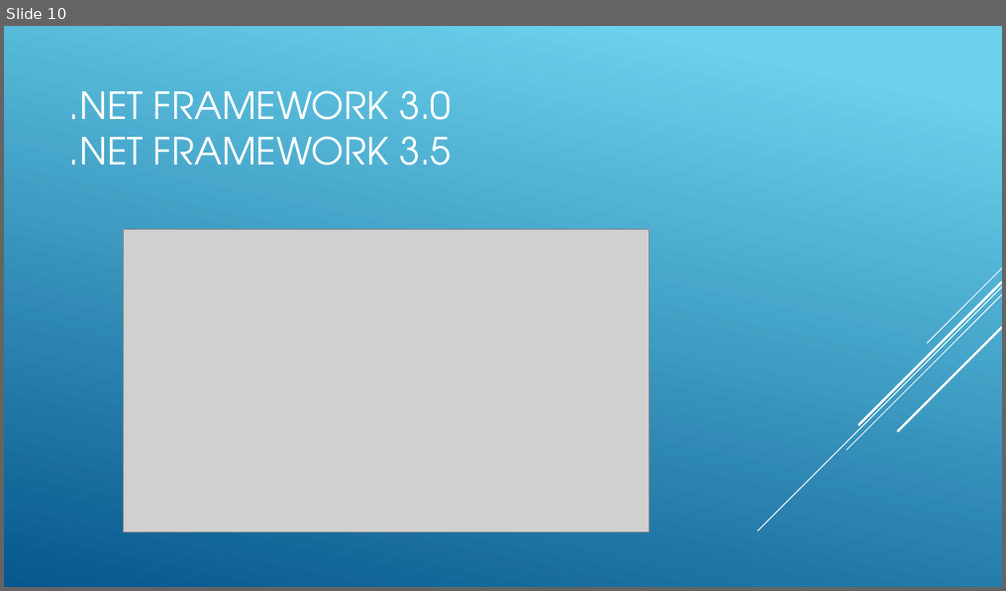
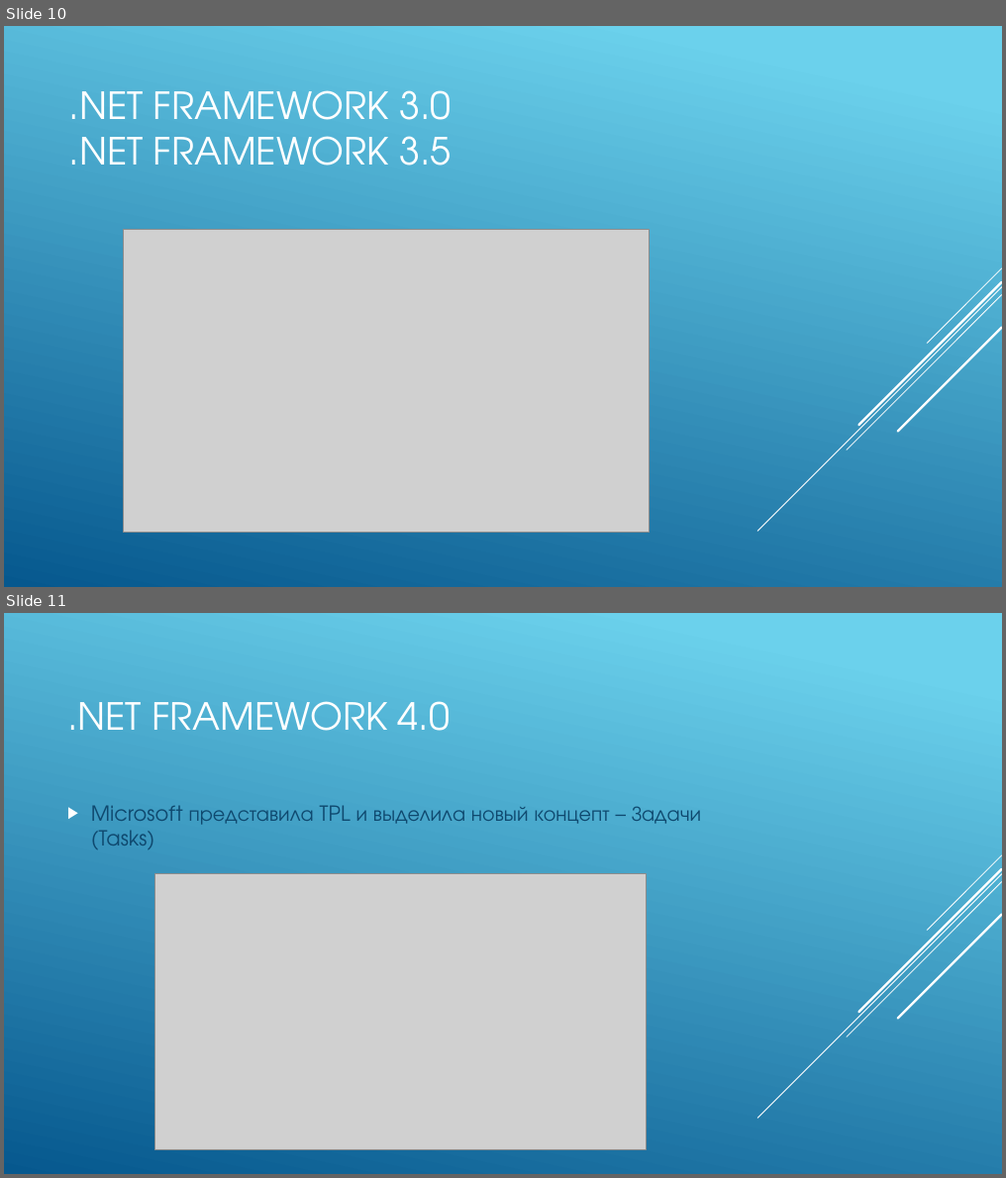
Before and after one commit to enragez/learning_async_await, a slide deck: presentation.pptx. Shown one above the other, each under a label of ours: slide 10 before the commit, slides 10 and 11 after it. The pictures are 1006x591 and 1006x1178 pixels, drawn with LibreOffice and Linux fonts; fonts in the diff are those of the drawing; grey boxes stand for pictures. Boxes give left, top, right and bottom in pixels: in the first picture for what was removed or moved away, otherwise in the second. Text is boxed around its words. In the diff, an @@ line names an element or a change of style, - is before the commit and + after.

```diff
--- a/presentation.pptx
+++ b/presentation.pptx
@@ slide 11 added at (4,613,1002,1174), background gradient #6ED2EB to #06588E; not listed: 5 template elements that a slide beside it also shows @@
@@ title added at (67,701,450,731), 36 pt, text #FFFFFF @@
+.NET FRAMEWORK 4.0
@@ text added at (91,805,701,850), 20 pt, text #0F496F @@
+▶ Microsoft представила TPL и выделила новый концепт – Задачи (Tasks)
@@ picture added at (155,874,647,1151) @@
```
Also in this commit, not shown: 1 slide changed, 4 other slides added, 2 other files.
